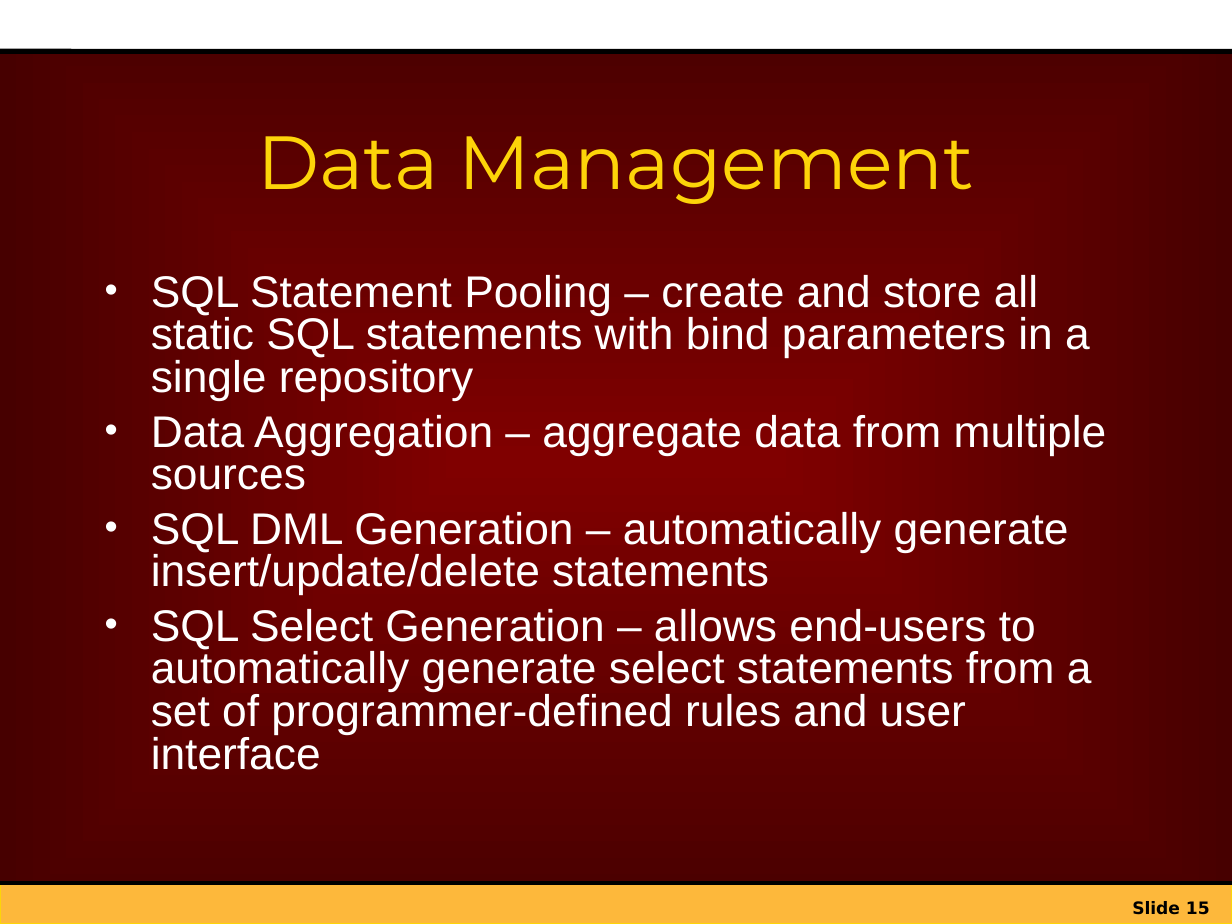
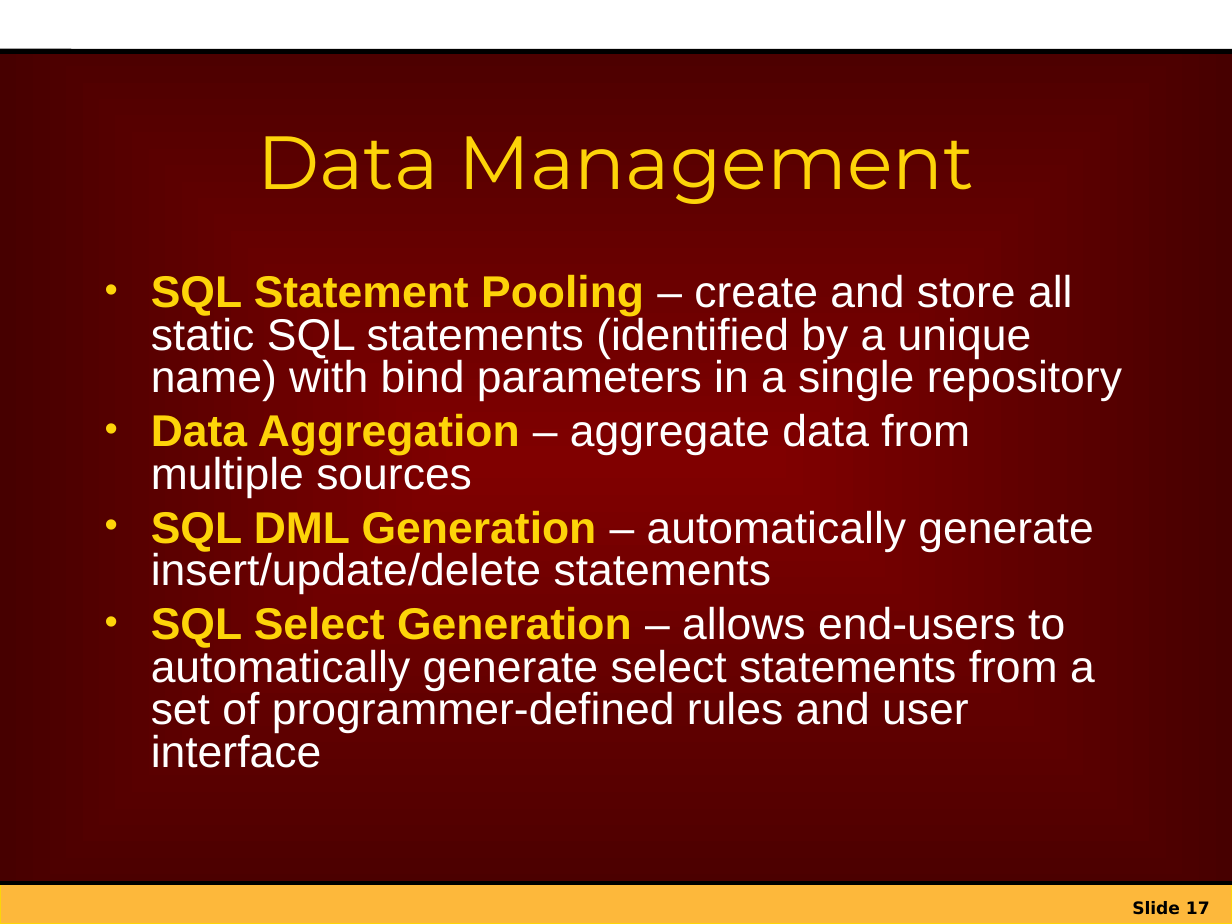
Before and after one commit to netspective/sparx-2001, a slide deck: slide 17 of Framework/web-shared/docs/project/Introduction_to_Sparx.ppt (slide 15 before the commit). Drawn at 1232x924 pixels with LibreOffice and Linux fonts; fonts in the diff are those of the drawing; background and template pictures are left out. Boxes give left, top, right and bottom in pixels: in the first picture for what was removed or moved away, otherwise in the second. Text is boxed around its words. In the diff, an @@ line names an element or a change of style, - is before the commit and + after.

```diff
--- a/Framework/web-shared/docs/project/Introduction_to_Sparx.ppt
+++ b/Framework/web-shared/docs/project/Introduction_to_Sparx.ppt
@@ text at [151, 274, 1122, 401]: text changed; size 25.9 to 26 pt @@
-• SQL Statement Pooling – create and store all static SQL statements with bind parameters in a single repository
+• SQL Statement Pooling – create and store all static SQL statements (identified by a unique name) with bind parameters in a single repository
@@ text at [151, 413, 1095, 768]: size 25.9 to 26 pt in "Data Aggregation – aggregate data from multiple ...", "SQL DML Generation – automatically generate insert/update/de ...", "SQL Select Generation – allows end-users to ..."; text colour #FFFFFF to #FDD409, bold on in "Data Aggregation", "SQL DML Generation", "SQL Select Generation"; bullet colour #FFFFFF to #FDD409 @@
@@ page number at [1132, 901, 1210, 915]: text changed @@
-Slide 15
+Slide 17
```
Also in this commit, not shown: 5 other slides changed, 6 slides added.
